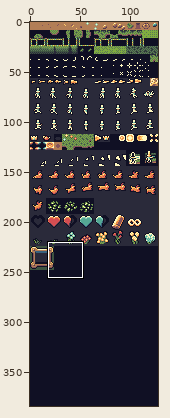
Sprite sheet -- assets/spritesheet.png. The picture above shows the old version from afar; the outline marks the close-up.
Close-up. Before the commit:
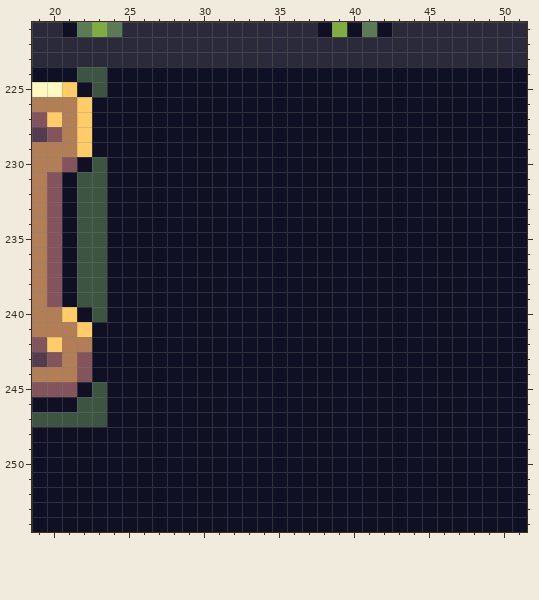
The file is 128x384 pixels. Shown: x 19..51, y 221..254.
After the commit:
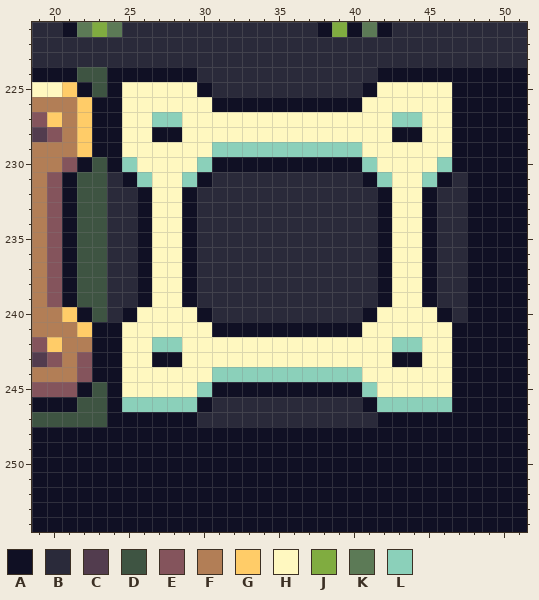
Palette (. is transparent): A #101024  B #2a2a3a  C #523c4e  D #3e5442  E #84545c  F #b27e56  G #ffcc68  H #fff8c0  J #80ac40  K #5c7a56  L #8bd0ba
Changes in this commit:
y 224: x 30..41 AAAAAAAAAAAA -> BBBBBBBBBBBB
y 225: x 25..29 AAAAA -> HHHHH; x 31..40 AAAAAAAAAA -> BBBBBBBBBB; x 42..46 AAAAA -> HHHHH
y 226: x 25..30 AAAAAA -> HHHHHH; x 41..46 AAAAAA -> HHHHHH
y 227: x 25..46 AAAAAAAAAAAAAAAAAAAAAA -> HHLLHHHHHHHHHHHHHHLLHH
y 228: x 25..26 AA -> HH; x 29..42 AAAAAAAAAAAAAA -> HHHHHHHHHHHHHH; x 45..46 AA -> HH
y 229: x 25..46 AAAAAAAAAAAAAAAAAAAAAA -> HHHHHHLLLLLLLLLLHHHHHH
y 230: x 25..30 AAAAAA -> LHHHHL; x 41..46 AAAAAA -> LHHHHL
y 231: x 24 A -> B; x 26..29 AAAA -> LHHL; x 31..40 AAAAAAAAAA -> BBBBBBBBBB; x 42..45 AAAA -> LHHL; x 47 A -> B
y 232..239: x 24..25 AA -> BB; x 27..28 AA -> HH; x 30..41 AAAAAAAAAAAA -> BBBBBBBBBBBB; x 43..44 AA -> HH; x 46..47 AA -> BB
y 240: x 24 A -> B; x 26..29 AAAA -> HHHH; x 31..40 AAAAAAAAAA -> BBBBBBBBBB; x 42..45 AAAA -> HHHH; x 47 A -> B
y 241: x 25..30 AAAAAA -> HHHHHH; x 41..46 AAAAAA -> HHHHHH
y 242: x 25..46 AAAAAAAAAAAAAAAAAAAAAA -> HHLLHHHHHHHHHHHHHHLLHH
y 243: x 25..26 AA -> HH; x 29..42 AAAAAAAAAAAAAA -> HHHHHHHHHHHHHH; x 45..46 AA -> HH
y 244: x 25..46 AAAAAAAAAAAAAAAAAAAAAA -> HHHHHHLLLLLLLLLLHHHHHH
y 245: x 25..30 AAAAAA -> HHHHHL; x 41..46 AAAAAA -> LHHHHH
y 246: x 25..29 AAAAA -> LLLLL; x 31..40 AAAAAAAAAA -> BBBBBBBBBB; x 42..46 AAAAA -> LLLLL
y 247: x 30..41 AAAAAAAAAAAA -> BBBBBBBBBBBB
Where, in picture pixels (left, top, right, bottom), the same in both close-ups:
changed: (107, 67, 467, 427)
